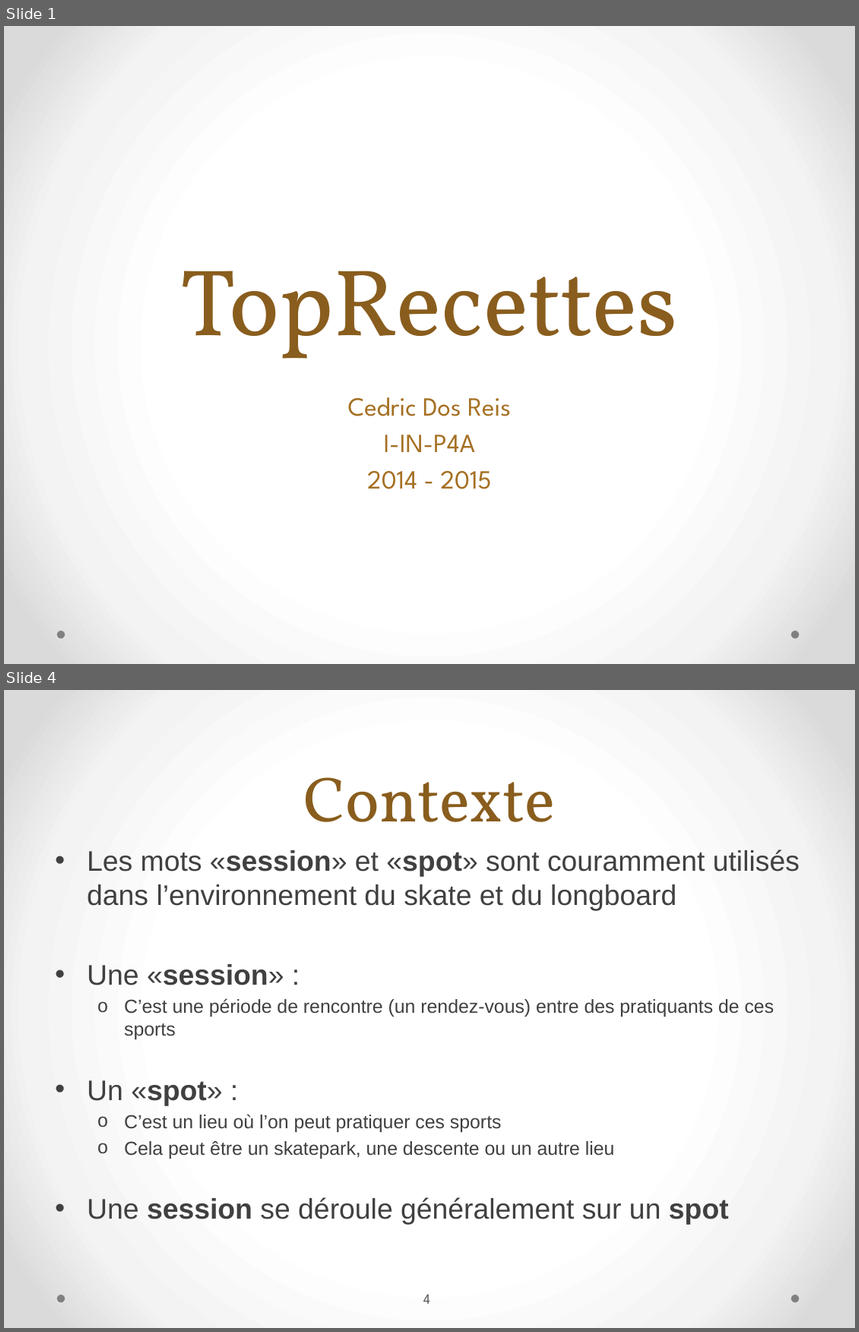
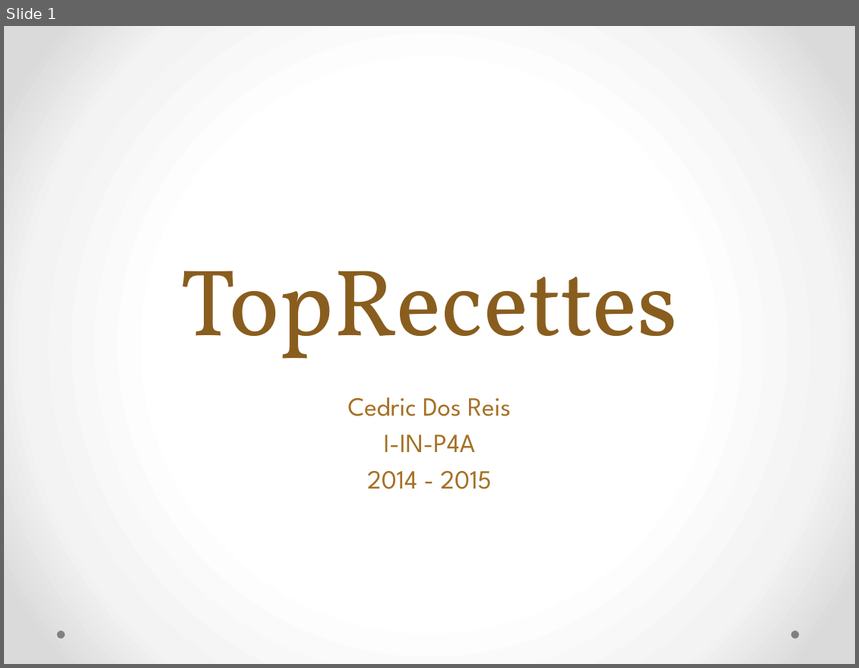
Before and after one commit to MrBeelzeBob/TopRecettes, a slide deck: Rendu final/PrésentationTPI2015_TopRecette.pptx. Shown one above the other, each under a label of ours: slides 1 and 4 before the commit, slide 1 after it; the slides between them are not shown. The pictures are 859x1332 and 859x668 pixels, drawn with LibreOffice and Linux fonts; fonts in the diff are those of the drawing. Boxes give left, top, right and bottom in pixels: in the first picture for what was removed or moved away, otherwise in the second. Text is boxed around its words. In the diff, an @@ line names an element or a change of style, - is before the commit and + after.

```diff
--- a/Rendu final/PrésentationTPI2015_TopRecette.pptx
+++ b/Rendu final/PrésentationTPI2015_TopRecette.pptx
@@ slide 4 removed at <box>4,690,855,1328</box>, background gradient #FFFFFF to #F4F4F4 to #DADADA; not listed: 2 template elements that a slide beside it also shows @@
@@ title removed at <box>304,777,555,822</box> @@
-Contexte
@@ text removed at <box>87,850,800,1225</box> @@
-• Les mots «session» et «spot» sont couramment utilisés dans l’environnement du skate et du longboard
-• Une «session» :
-  o C’est une période de rencontre (un rendez-vous) entre des pratiquants de ces sports
-• Un «spot» :
-  o C’est un lieu où l’on peut pratiquer ces sports
-  o Cela peut être un skatepark, une descente ou un autre lieu
-• Une session se déroule généralement sur un spot
@@ page number removed at <box>424,1294,430,1304</box> @@
-4
```
Also in this commit, not shown: 16 slides changed, 1 slide added, 1 other slide removed.
